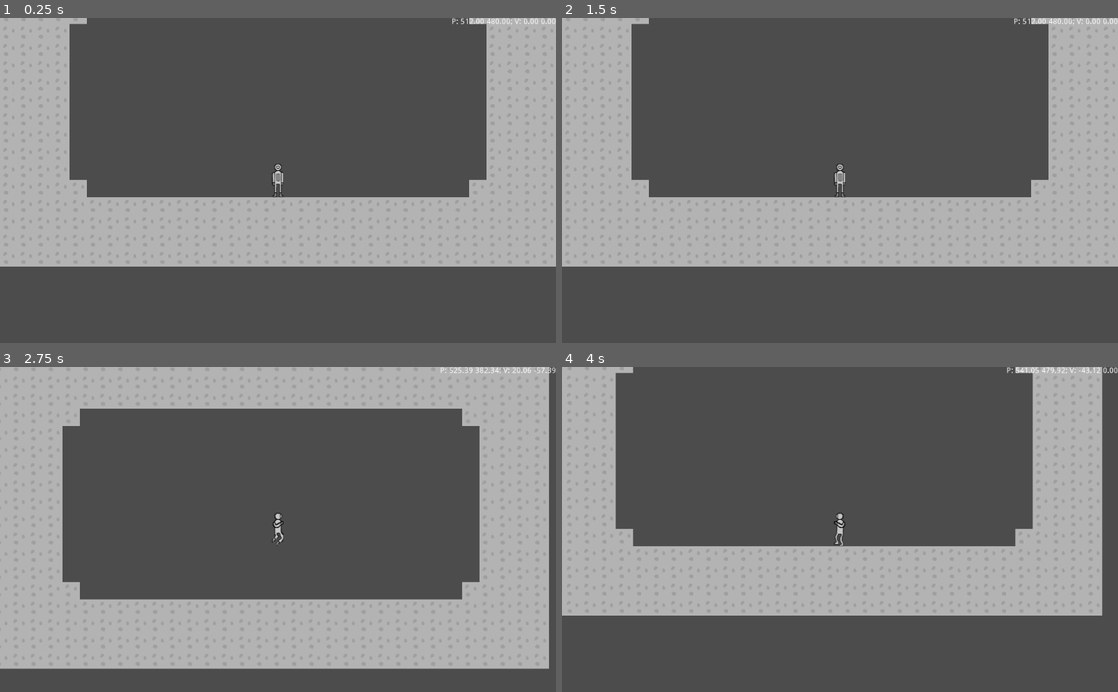
Above: before the commit, frames 1-4 (two rows, left to right).
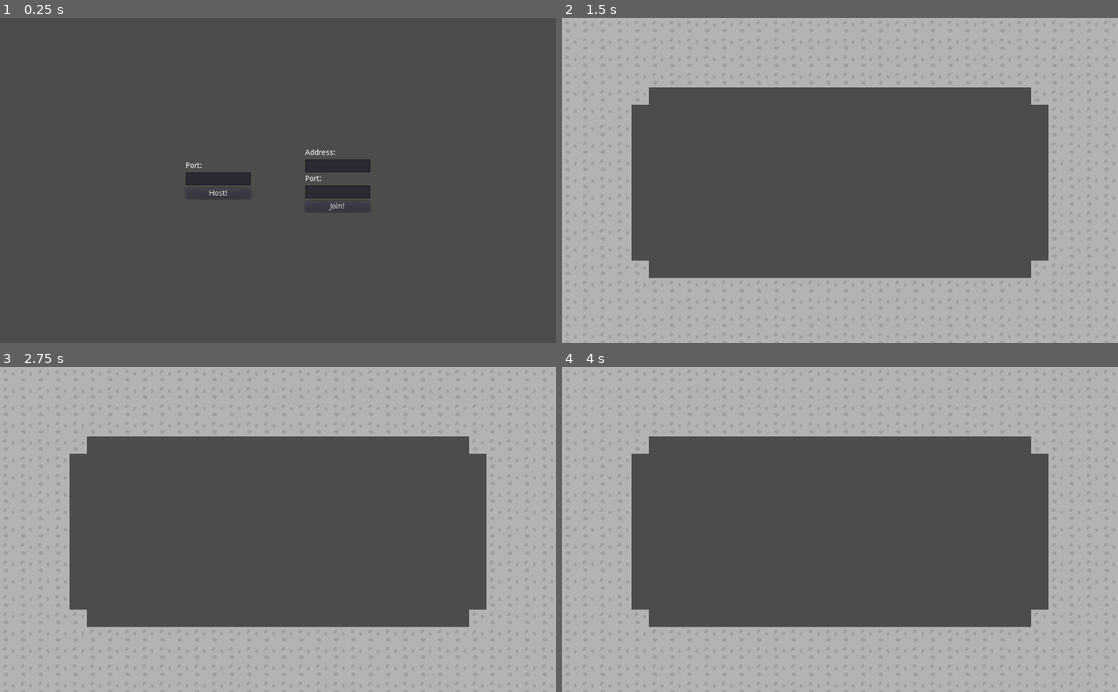
Above: after the commit, the same moments.

Repository: nonk123/Astronauts
Game: Godot game, scene res://scenes/menu.tscn
Same seed, same stepped clock (60 frames per second), same inputs: the game is played once before the commit and once after it. Before the commit the project starts from res://scenes/game.tscn.
Inputs (mouse positions are in pixels of both pictures, inside the frame that each line leads up to):
- Up to frame 1 (0.25 s): no input
- Up to frame 2 (1.5 s): click (778, 193) at 0.5 s, where only the run after the commit has a clickable "Host!"; click (901, 206) at 1.25 s, where only the run after the commit has a clickable "Join!"
- Up to frame 3 (2.75 s): tap Enter at 2 s; hold D (move_right) from 2.03 s (still down); tap W (jump) at 2.1, 2.27, 2.57 s
- Up to frame 4 (4 s): tap W (jump) at 2.85, 3.02, 3.32, 3.6 s; release D (move_right) at 3.53 s; hold A (move_left) from 3.53 s (still down)

The runs differ from the first frame. In frame 1, 37% of the frame differs, in the area x 0-100%, y 0-77%; in frame 2, 54%; in frame 3, 23%; in frame 4, 57%, in the area x 0-100%, y 0-100%.

Commit message:
Guy has friends now
What an epic multiplayer experience: walking around a hollowed out
asteroid, doing nothing.

Diff:
--- a/entities/player.tscn
+++ b/entities/player.tscn
@@ -1,11 +1,10 @@
-[gd_scene load_steps=9 format=2]
+[gd_scene load_steps=8 format=2]
 
 [ext_resource path="res://textures/guy.png" type="Texture" id=1]
 [ext_resource path="res://scripts/player.gd" type="Script" id=2]
 [ext_resource path="res://textures/walk2.png" type="Texture" id=3]
 [ext_resource path="res://textures/jump.png" type="Texture" id=4]
 [ext_resource path="res://textures/walk1.png" type="Texture" id=5]
-[ext_resource path="res://entities/ui.tscn" type="PackedScene" id=6]
 
 [sub_resource type="RectangleShape2D" id=1]
 extents = Vector2( 10, 31 )
@@ -31,8 +30,6 @@
 [node name="Player" type="KinematicBody2D"]
 script = ExtResource( 2 )
 
-[node name="UI" parent="." instance=ExtResource( 6 )]
-
 [node name="Shape" type="CollisionShape2D" parent="."]
 position = Vector2( 0, -31 )
 shape = SubResource( 1 )
@@ -42,4 +39,3 @@
 animation = "standing"
 
 [node name="Camera" type="Camera2D" parent="Shape"]
-current = true
--- a/project.godot
+++ b/project.godot
@@ -16,7 +16,7 @@
 [application]
 
 config/name="Astronauts"
-run/main_scene="res://scenes/game.tscn"
+run/main_scene="res://scenes/menu.tscn"
 config/icon="res://icon.png"
 
 [input]
@@ -39,6 +39,11 @@
 , Object(InputEventKey,"resource_local_to_scene":false,"resource_name":"","device":0,"alt":false,"shift":false,"control":false,"meta":false,"command":false,"pressed":false,"scancode":16777232,"unicode":0,"echo":false,"script":null)
  ]
 }
+exit={
+"deadzone": 0.5,
+"events": [ Object(InputEventKey,"resource_local_to_scene":false,"resource_name":"","device":0,"alt":false,"shift":false,"control":false,"meta":false,"command":false,"pressed":false,"scancode":16777217,"unicode":0,"echo":false,"script":null)
+ ]
+}
 
 [rendering]
 
--- a/scenes/game.tscn
+++ b/scenes/game.tscn
@@ -1,7 +1,7 @@
 [gd_scene load_steps=5 format=2]
 
 [ext_resource path="res://textures/rock.png" type="Texture" id=1]
-[ext_resource path="res://entities/player.tscn" type="PackedScene" id=2]
+[ext_resource path="res://scripts/game.gd" type="Script" id=2]
 
 [sub_resource type="ConvexPolygonShape2D" id=1]
 points = PoolVector2Array( 0, 0, 32, 0, 32, 32, 0, 32 )
@@ -30,6 +30,7 @@
 0/z_index = 0
 
 [node name="Game" type="Node2D"]
+script = ExtResource( 2 )
 
 [node name="Tiles" type="TileMap" parent="."]
 tile_set = SubResource( 2 )
@@ -37,5 +38,5 @@
 format = 1
 tile_data = PoolIntArray( 0, 0, 0, 1, 0, 0, 2, 0, 0, 3, 0, 0, 4, 0, 0, 5, 0, 0, 6, 0, 0, 7, 0, 0, 8, 0, 0, 9, 0, 0, 10, …(4705 unchanged characters)…
 
-[node name="Player" parent="." instance=ExtResource( 2 )]
+[node name="Players" type="Node2D" parent="."]
 position = Vector2( 512, 480 )
--- /dev/null
+++ b/scenes/menu.tscn
@@ -0,0 +1,85 @@
+[gd_scene load_steps=2 format=2]
+
+[ext_resource path="res://scripts/menu.gd" type="Script" id=1]
+
+[node name="Menu" type="Control"]
+anchor_right = 1.0
+anchor_bottom = 1.0
+script = ExtResource( 1 )
+__meta__ = {
+"_edit_use_anchors_": false
+}
+
+[node name="Center" type="CenterContainer" parent="."]
+anchor_right = 1.0
+anchor_bottom = 1.0
+__meta__ = {
+"_edit_use_anchors_": false
+}
+
+[node name="HBox" type="HBoxContainer" parent="Center"]
+margin_left = 342.0
+margin_top = 242.0
+margin_right = 682.0
+margin_bottom = 358.0
+custom_constants/separation = 100
+alignment = 1
+
+[node name="HostBox" type="VBoxContainer" parent="Center/HBox"]
+margin_right = 120.0
+margin_bottom = 116.0
+rect_min_size = Vector2( 120, 0 )
+custom_constants/separation = 5
+alignment = 1
+
+[node name="PortLabel" type="Label" parent="Center/HBox/HostBox"]
+margin_top = 24.0
+margin_right = 120.0
+margin_bottom = 38.0
+text = "Port:"
+
+[node name="PortEdit" type="LineEdit" parent="Center/HBox/HostBox"]
+margin_top = 43.0
+margin_right = 120.0
+margin_bottom = 67.0
+
+[node name="HostButton" type="Button" parent="Center/HBox/HostBox"]
+margin_top = 72.0
+margin_right = 120.0
+margin_bottom = 92.0
+text = "Host!"
+
+[node name="JoinBox" type="VBoxContainer" parent="Center/HBox"]
+margin_left = 220.0
+margin_right = 340.0
+margin_bottom = 116.0
+rect_min_size = Vector2( 120, 0 )
+custom_constants/separation = 5
+alignment = 1
+
+[node name="AddressLabel" type="Label" parent="Center/HBox/JoinBox"]
+margin_right = 120.0
+margin_bottom = 14.0
+text = "Address:"
+
+[node name="AddressEdit" type="LineEdit" parent="Center/HBox/JoinBox"]
+margin_top = 19.0
+margin_right = 120.0
+margin_bottom = 43.0
+
+[node name="PortLabel" type="Label" parent="Center/HBox/JoinBox"]
+margin_top = 48.0
+margin_right = 120.0
+margin_bottom = 62.0
+text = "Port:"
+
+[node name="PortEdit" type="LineEdit" parent="Center/HBox/JoinBox"]
+margin_top = 67.0
+margin_right = 120.0
+margin_bottom = 91.0
+
+[node name="JoinButton" type="Button" parent="Center/HBox/JoinBox"]
+margin_top = 96.0
+margin_right = 120.0
+margin_bottom = 116.0
+text = "Join!"
--- /dev/null
+++ b/scripts/game.gd
@@ -0,0 +1,48 @@
+extends Node2D
+
+
+func _ready():
+# warning-ignore:return_value_discarded
+	get_tree().connect("network_peer_connected", self, "_on_guy_connected")
+# warning-ignore:return_value_discarded
+	get_tree().connect("network_peer_disconnected", self, "_on_guy_disconnected")
+# warning-ignore:return_value_discarded
+	get_tree().connect("connected_to_server", self, "_on_connect")
+# warning-ignore:return_value_discarded
+	get_tree().connect("server_disconnected", self, "_on_disconnect")
+
+	if get_tree().is_network_server():
+		_on_connect()
+
+
+func _on_guy_connected(their_id):
+	if their_id != 1:
+		var our_id = get_tree().get_network_unique_id()
+		rpc_id(their_id, "spawn_player", our_id)
+
+
+func _on_guy_disconnected(their_id):
+	find_player(their_id).queue_free()
+
+
+func _on_connect():
+	var our_id = get_tree().get_network_unique_id()
+	rpc("spawn_player", our_id)
+
+
+func _on_disconnect():
+# warning-ignore:return_value_discarded
+	get_tree().change_scene("res://scenes/menu.tscn")
+
+
+remotesync func spawn_player(master_id):
+	var node = preload("res://entities/player.tscn").instance()
+
+	node.name = str(master_id)
+	node.set_network_master(master_id)
+
+	$Players.add_child(node)
+
+
+func find_player(their_id):
+	return $Players.get_node(str(their_id))
--- /dev/null
+++ b/scripts/menu.gd
@@ -0,0 +1,44 @@
+extends Control
+
+
+const MAX_CLIENTS = 32
+
+const DEFAULT_PORT = 13723
+
+
+func _ready():
+	var hostButton = $Center/HBox/HostBox/HostButton
+	hostButton.connect("pressed", self, "_on_HostButton_pressed")
+
+	var joinButton = $Center/HBox/JoinBox/JoinButton
+	joinButton.connect("pressed", self, "_on_JoinButton_pressed")
+
+
+func _on_HostButton_pressed():
+	var peer = NetworkedMultiplayerENet.new()
+
+	var port = get_text_or_default($Center/HBox/HostBox/PortEdit, DEFAULT_PORT)
+
+	if OK == peer.create_server(port, MAX_CLIENTS):
+		proceed(peer)
+
+
+func _on_JoinButton_pressed():
+	var peer = NetworkedMultiplayerENet.new()
+
+	var address = get_text_or_default($Center/HBox/JoinBox/AddressEdit, "127.0.0.1")
+	var port = get_text_or_default($Center/HBox/JoinBox/PortEdit, DEFAULT_PORT)
+
+	if OK == peer.create_client(address, port):
+		proceed(peer)
+
+
+func get_text_or_default(text_field, default):
+	var port = text_field.text
+	return default if port == "" else int(port)
+
+
+func proceed(peer):
+# warning-ignore:return_value_discarded
+	get_tree().change_scene("res://scenes/game.tscn")
+	get_tree().network_peer = peer
--- a/scripts/player.gd
+++ b/scripts/player.gd
@@ -1,5 +1,8 @@
 extends KinematicBody2D
 
+
+# The g constant in px * s^(-2).
+const STANDARD_GRAVITY = 9.8 * 32.0
 
 # Accelerate this much when walking. In px * s^(-2).
 export(float) var walking_speed = 256.0
@@ -10,25 +13,21 @@
 # Friction seen during ground movement.
 export(float) var friction_coefficient = 1.0
 
-# The g constant in px * s^(-2).
-const standard_gravity = 9.8 * 32.0
-
 var velocity = Vector2()
 
 
+func _ready():
+	if is_network_master():
+		$Shape/Camera.current = true
+		add_child(preload("res://entities/ui.tscn").instance())
+
+
 func _physics_process(delta):
-	velocity.y += standard_gravity * delta # positive y is downwards
-
-	if is_on_floor():
-		velocity.x += get_movement_axis() * walking_speed * delta
-
-		var base_friction = friction_coefficient * standard_gravity * delta
-		velocity.x -= base_friction * velocity.x / walking_speed
-
-		if Input.is_action_just_pressed("jump"):
-			velocity.y -= jump_height
-
-	velocity = move_and_slide(velocity, Vector2(0.0, -1.0))
+	if is_network_master():
+		run_physics(delta)
+	else:
+		# Predict movement based on the received velocity.
+		velocity = move_and_slide(velocity, Vector2(0.0, -1.0))
 
 
 func _process(_delta):
@@ -44,14 +43,18 @@
 	else:
 		animation.play("standing")
 
-	var debugInfo = $UI/HBox/VBox/DebugInfo
-	var format = [position.x, position.y, velocity.x, velocity.y]
+	if is_network_master():
+		if Input.is_action_just_pressed("exit"):
+			get_tree().quit(0)
 
-	debugInfo.text = "P: %.2f %.2f; V: %.2f %.2f" % format
+		var debugInfo = $UI/HBox/VBox/DebugInfo
+		var format = [position.x, position.y, velocity.x, velocity.y]
+
+		debugInfo.text = "P: %.2f %.2f; V: %.2f %.2f" % format
 
 
-# Return a number between -1.0 and 1.0 if a movement key is pressed.
-# Return 0.0 otherwise.
+# Return a number between -1.0 and 1.0 according to the pressed movement keys.
+# Return 0.0 if not moving.
 func get_movement_axis():
 	var axis = 0.0
 
@@ -62,3 +65,25 @@
 		axis += 1.0
 
 	return axis
+
+
+puppet func receive_update(master_position, master_velocity):
+	position = master_position
+	velocity = master_velocity
+
+
+# Physics simulation run by the node's master.
+func run_physics(delta):
+	velocity.y += STANDARD_GRAVITY * delta # positive y is downwards
+
+	if is_on_floor():
+		velocity.x += get_movement_axis() * walking_speed * delta
+
+		var base_friction = friction_coefficient * STANDARD_GRAVITY * delta
+		velocity.x -= base_friction * velocity.x / walking_speed
+
+		if Input.is_action_just_pressed("jump"):
+			velocity.y -= jump_height
+
+	rpc_unreliable("receive_update", position, velocity)
+	velocity = move_and_slide(velocity, Vector2(0.0, -1.0))
Binary file changed: textures/jump.png
